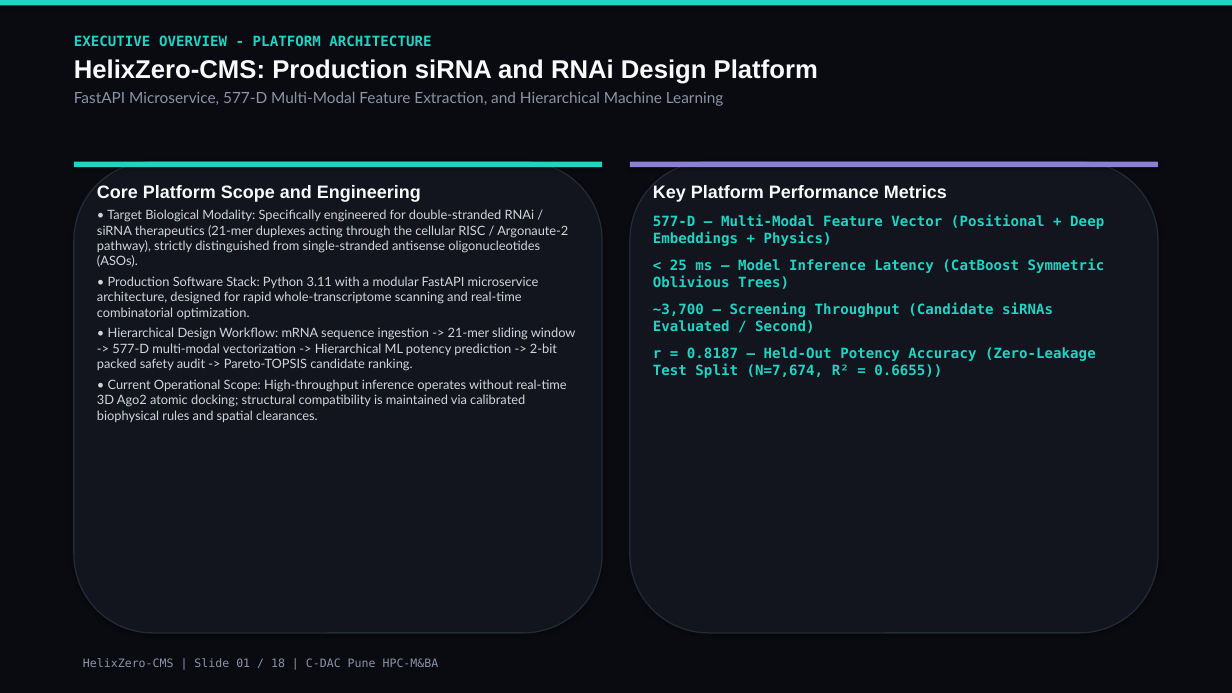
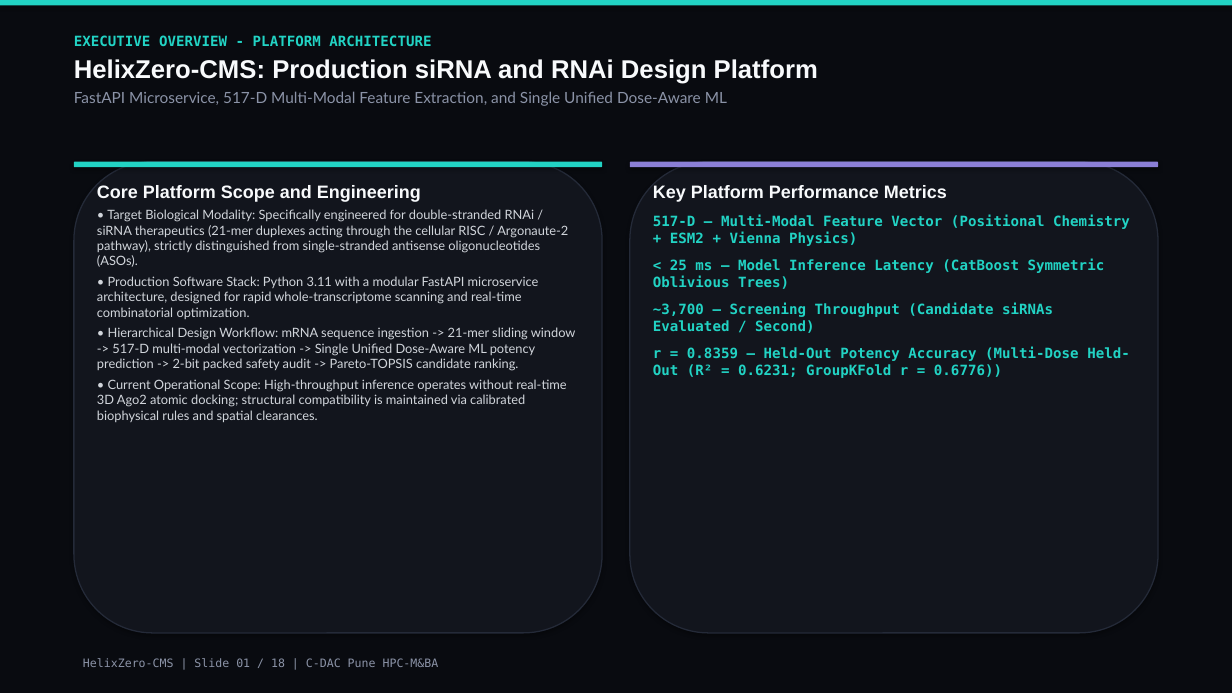
Before and after one commit to nitinjadhav888/Helixzerocms-CDAC, a slide deck: slide 1 of Paper/HelixZero_Software_Presentation.pptx. Drawn at 1232x693 pixels with LibreOffice and Linux fonts; fonts in the diff are those of the drawing. Boxes give left, top, right and bottom in pixels: in the first picture for what was removed or moved away, otherwise in the second. Text is boxed around its words. In the diff, an @@ line names an element or a change of style, - is before the commit and + after.

Commit message:
feat(unified-model): deploy retrained dose-aware CatBoost, update UI dropdowns, verified benchmarks and presentation suite

```diff
--- a/Paper/HelixZero_Software_Presentation.pptx
+++ b/Paper/HelixZero_Software_Presentation.pptx
@@ text at (74,91,727,106): text changed @@
-FastAPI Microservice, 577-D Multi-Modal Feature Extraction, and Hierarchical Machine Learning
+FastAPI Microservice, 517-D Multi-Modal Feature Extraction, and Single Unified Dose-Aware ML
@@ text at (653,214,1130,246): text changed @@
-577-D — Multi-Modal Feature Vector (Positional + Deep Embeddings + Physics)
+517-D — Multi-Modal Feature Vector (Positional Chemistry + ESM2 + Vienna Physics)
@@ text at (97,327,576,371): text changed @@
-• Hierarchical Design Workflow: mRNA sequence ingestion -> 21-mer sliding window -> 577-D multi-modal vectorization -> Hierarchical ML potency prediction -> 2-bit packed safety audit -> Pareto-TOPSIS candidate ranking.
+• Hierarchical Design Workflow: mRNA sequence ingestion -> 21-mer sliding window -> 517-D multi-modal vectorization -> Single Unified Dose-Aware ML potency prediction -> 2-bit packed safety audit -> Pareto-TOPSIS candidate ranking.
@@ text at (653,346,1130,378): text changed @@
-r = 0.8187 — Held-Out Potency Accuracy (Zero-Leakage Test Split (N=7,674, R² = 0.6655))
+r = 0.8359 — Held-Out Potency Accuracy (Multi-Dose Held-Out (R² = 0.6231; GroupKFold r = 0.6776))
```
Also in this commit, not shown: 9 other slides changed, 41 other files.
